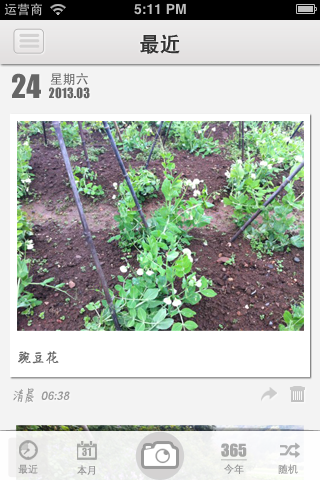
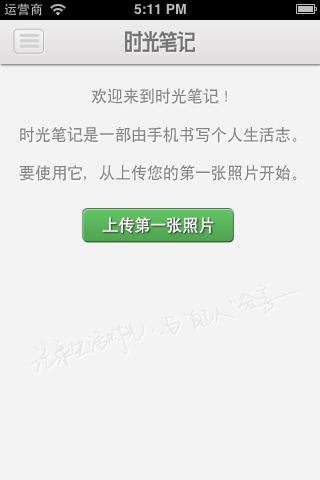
Two versions of the same layered image (320×480). Layer-by-layer changes:
showed group "隐藏元素" (1 layers) over [204, 88, 220, 104]
showed "logo" over [125, 31, 195, 52]
hid "最近" (1st of 2, in "top") over [140, 34, 180, 54]
hid group "content" (10 layers) over [10, 73, 310, 480]
moved "11061240.jpeg" into group "content" over [16, 425, 304, 480]
added group "content_default" with 6 layers above "bottom" over [19, 88, 298, 427]
added layer "欢迎来到时光笔记！ 时光笔记是一部由手机书写个人生活志。 要使用它，从上传您的第一张照片开始。" in group "content_default" over [19, 88, 297, 181]
added layer "上传第一张照片" in group "content_default" over [102, 217, 214, 233]
added layer "形状 7" in group "content_default" over [82, 209, 234, 243]
added layer "slogan" in group "content_default" over [30, 283, 298, 374]
hid group "bottom" (15 layers) over [0, 425, 320, 480]
